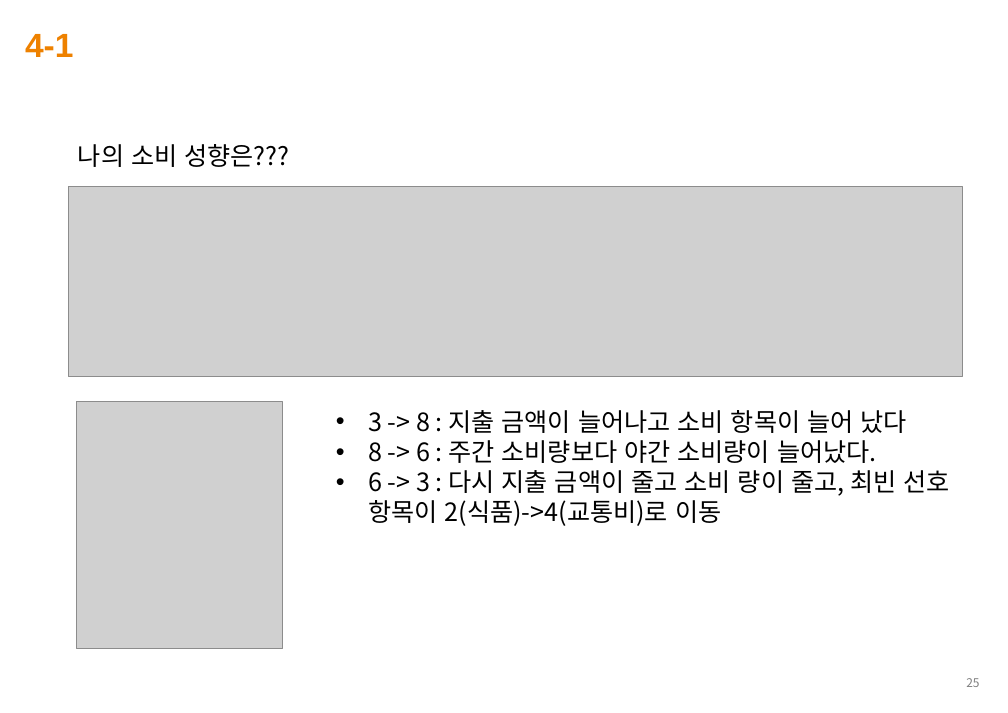
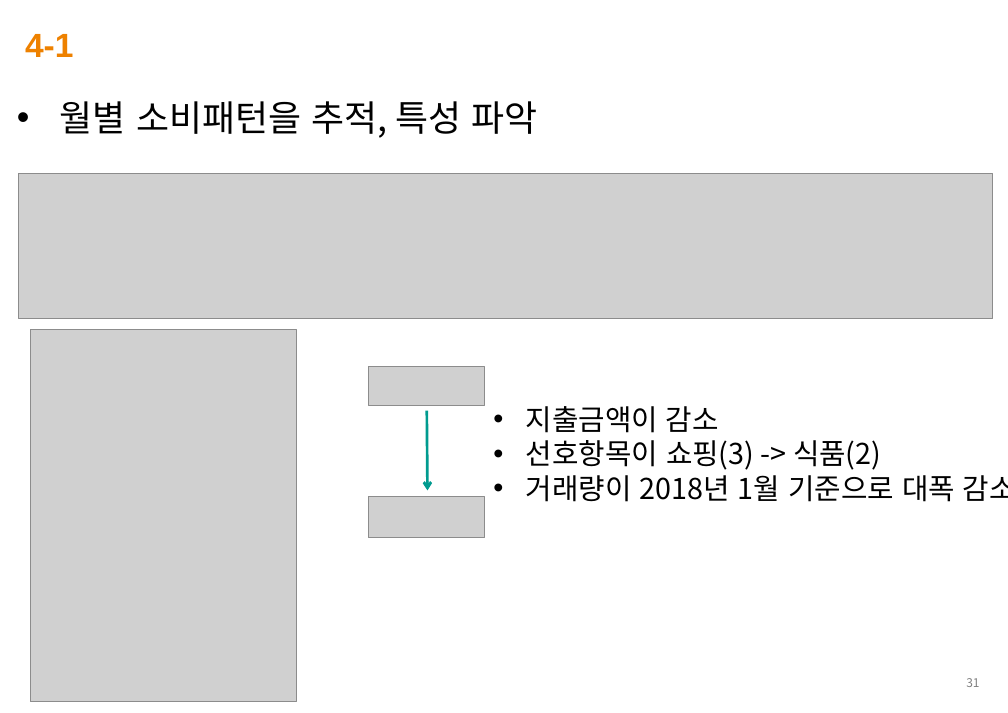
Before and after one commit to abcd00ou/LDS-Stat, a slide deck: slide 31 of 최종 보고서_이동성.pptx (slide 25 before the commit). Drawn at 1008x713 pixels with LibreOffice and Linux fonts; fonts in the diff are those of the drawing; grey boxes stand for pictures; background and template pictures are left out. Boxes give left, top, right and bottom in pixels: in the first picture for what was removed or moved away, otherwise in the second. Text is boxed around its words. In the diff, an @@ line names an element or a change of style, - is before the commit and + after.

```diff
--- a/최종 보고서_이동성.pptx
+++ b/최종 보고서_이동성.pptx
@@ text added at bbox=[60, 101, 538, 134], 30 pt, text #000000 @@
+• 월별 소비패턴을 추적, 특성 파악
@@ text at bbox=[136, 101, 387, 138]: text changed; size 22 to 30 pt @@
-활용 방안 (1)
+고객 소비 패턴 추적
@@ text removed at bbox=[78, 144, 290, 167] @@
-나의 소비 성향은???
@@ picture: place and size @@
-picture at bbox=[68, 186, 962, 376]
+picture at bbox=[19, 173, 993, 319]
@@ picture: place and size @@
-picture at bbox=[77, 402, 283, 648]
+picture at bbox=[30, 329, 297, 702]
@@ picture added at bbox=[368, 366, 485, 405] @@
@@ arrow added from (427, 410) to (428, 491), #009B90 2.25 pt @@
@@ text at bbox=[526, 406, 1008, 502]: text changed; size 21 to 24 pt @@
-• 3 -> 8 : 지출 금액이 늘어나고 소비 항목이 늘어 났다
-• 8 -> 6 : 주간 소비량보다 야간 소비량이 늘어났다.
-• 6 -> 3 : 다시 지출 금액이 줄고 소비 량이 줄고, 최빈 선호 항목이 2(식품)->4(교통비)로 이동
+• 지출금액이 감소
+• 선호항목이 쇼핑(3) -> 식품(2)
+• 거래량이 2018년 1월 기준으로 대폭 감소
@@ picture added at bbox=[368, 497, 485, 538] @@
@@ page number at bbox=[966, 678, 979, 687]: text changed @@
-25
+31
```
Also in this commit, not shown: 24 other slides changed, 12 slides added, 3 slides removed.
